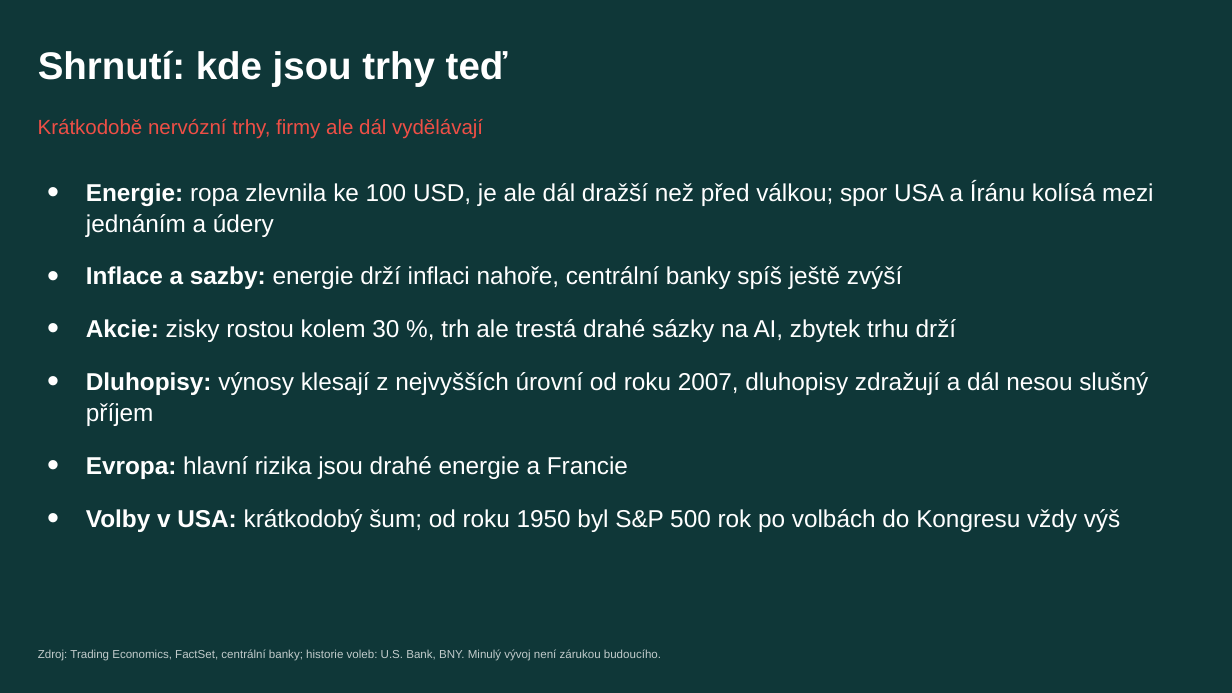
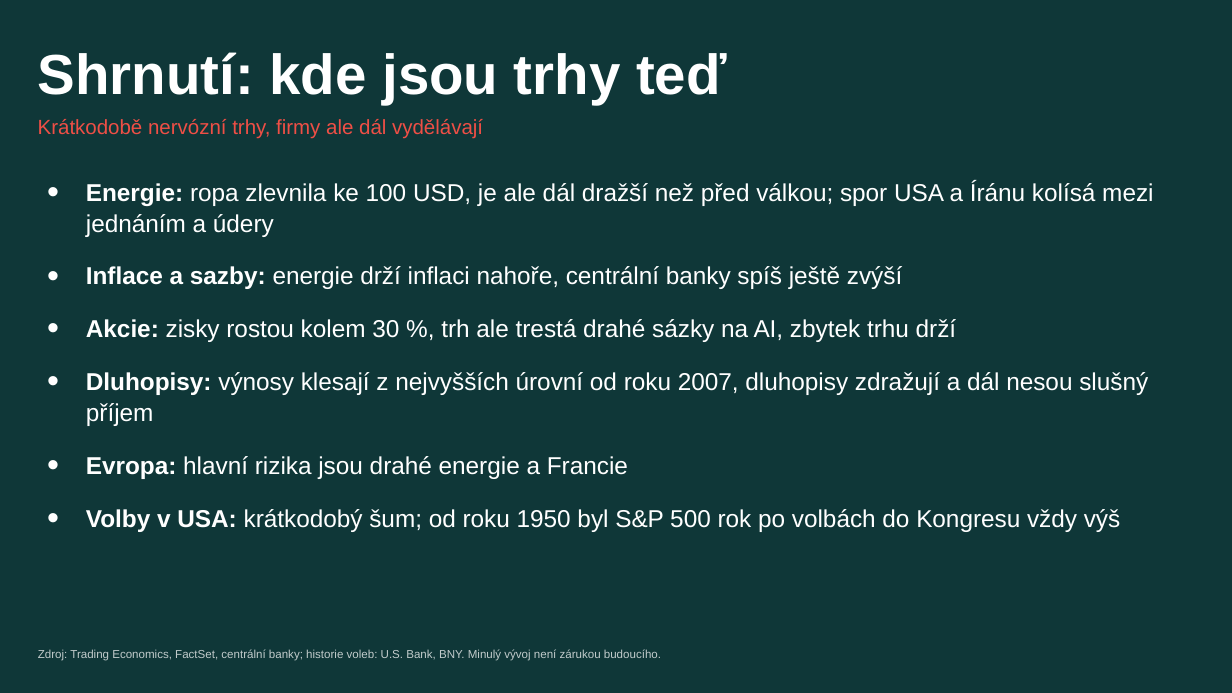
Before and after one commit to LosLameros/Agent-1, a slide deck: slide 8 of vystupy/prezentace/2026-11-04-ekonomika-a-trhy/Aktuální vývoj na trzích - listopad 2026 (WOOD).pptx. Drawn at 1232x693 pixels with LibreOffice and Linux fonts; fonts in the diff are those of the drawing; background and template pictures are left out. Boxes give left, top, right and bottom in pixels: in the first picture for what was removed or moved away, otherwise in the second. Text is boxed around its words. In the diff, an @@ line names an element or a change of style, - is before the commit and + after.

```diff
--- a/vystupy/prezentace/2026-11-04-ekonomika-a-trhy/Aktuální vývoj na trzích - listopad 2026 (WOOD).pptx
+++ b/vystupy/prezentace/2026-11-04-ekonomika-a-trhy/Aktuální vývoj na trzích - listopad 2026 (WOOD).pptx
@@ title "Shrnutí: kde jsou trhy teď" at <box>38,52,727,105</box>: size 30 to 44 pt @@
```
Also in this commit, not shown: 8 other slides changed.
